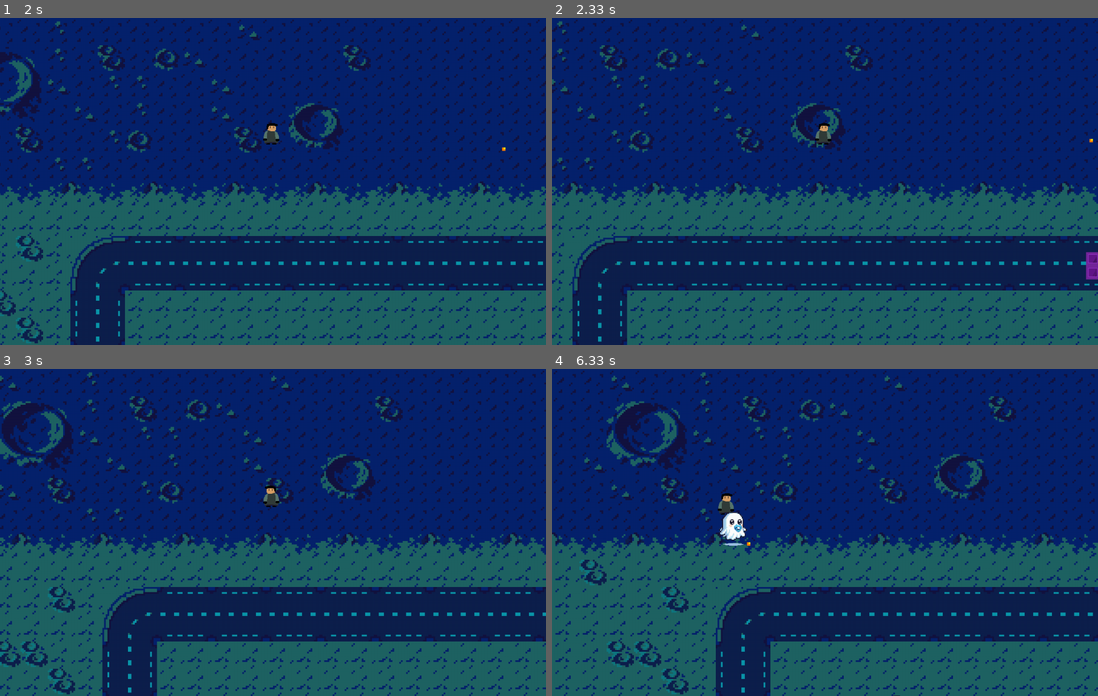
Above: before the commit, frames 1-4 (two rows, left to right).
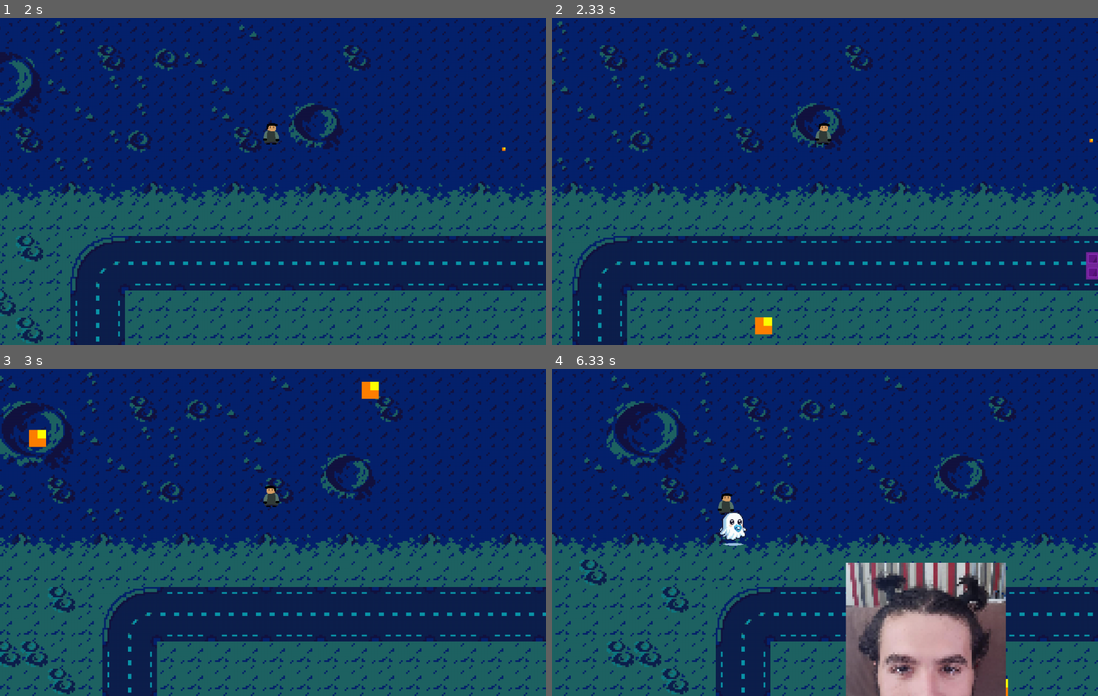
Above: after the commit, the same moments.

Repository: jgabrielsg/LP-PyGame
Game: pygame game, started from main.py
The game is run twice, just before and just after one commit, with the same random seed, the same clock (stepped at 60 frames per second) and the same inputs.
Inputs (mouse positions are in pixels of both pictures, inside the frame that each line leads up to):
- Up to frame 1 (2 s): click "PLAY" at 0.38 s; click (447, 171) at 0.72 s; hold Right 1-1.47 s; hold Up 1.5-1.8 s; hold Right from 1.83 s (still down)
- Up to frame 2 (2.33 s): release Right at 2.3 s
- Up to frame 3 (3 s): hold Left 2.33-2.87 s; hold Down from 2.9 s (still down)
- Up to frame 4 (6.33 s): release Down at 3.2 s; hold Left 3.23-3.63 s; hold Up 3.67-4.03 s; hold Left 4.07-4.7 s; hold Down 4.73-5.1 s; hold Left 5.13-5.6 s; hold Right 5.63-6.1 s; hold Up from 6.13 s (still down)

Frame 1 is identical in both runs. In frame 2, 0.2% of the frame differs, in the area x 37-41%, y 91-97%; in frame 3, 0.3%; in frame 4, 12%, in the area x 35-84%, y 52-100%.

Commit message:
Adicionei mais tiros, tava muito facil

Diff:
--- a/bullet.py
+++ b/bullet.py
@@ -49,7 +49,7 @@
             self.kill()
 
 class Boss_Bullet(Bullet):
-    def __init__(self, pos, target_pos, groups, level, offset = pygame.math.Vector2(), image_path=None):
+    def __init__(self, type, pos, target_pos, groups, level, offset = pygame.math.Vector2(), image_path=None):
         super().__init__(pos, target_pos, groups, level, offset = offset, image_path=image_path)
         self.image = pygame.transform.scale(self.image, (self.image.get_width() * 5, self.image.get_height() * 5))
         self.updated = False
@@ -58,11 +58,17 @@
         self.vx = 0
         self.vy = 0
 
+        self.type = type
+
     def shoot(self):
-        self.vx = 2 * math.cos(Boss.angulo)
-        self.vy = 2 * math.sin(Boss.angulo)
+        if self.type == 1:
+            self.vx = 2 * math.cos(Boss.angulo)
+            self.vy = 2 * math.sin(Boss.angulo)
+        else:
+            self.vx = 2 * math.cos(Boss.angulo + math.pi)
+            self.vy = 2 * math.sin(Boss.angulo + math.pi)
 
-        Boss.angulo = Boss.angulo + 0.50
+        Boss.angulo = Boss.angulo + 0.25
 
     def update(self):
         if not self.updated:
--- a/characters/enemy.py
+++ b/characters/enemy.py
@@ -110,7 +110,7 @@
 
         self.IsBoss = True
 
-        self.cooldown = 1000 # Milisegundos
+        self.cooldown = 250 # Milisegundos
         self.LastShot = 0
 
     def update(self):
@@ -121,3 +121,9 @@
             if (pygame.time.get_ticks() - self.LastShot) > self.cooldown:
                 self.shouldShoot = True
                 self.LastShot = pygame.time.get_ticks()
+
+    def laser(self, player):
+        laser = []
+        laser_image = pygame.image.load("assets/images/laser.png").convert_alpha()
+        laser_image = pygame.transform.scale(laser_image, (laser_image.get_width() * 100, laser_image.get_height() * 5))
+        rect = laser_image.get_rect(center = player.rect.center)
--- a/main.py
+++ b/main.py
@@ -167,9 +167,12 @@
                     enemy.shouldShoot = False
             else:
                 if enemy.shouldShoot:
-                    EnemyBullet = Boss_Bullet(enemy.rect.center, self.player.rect.center, [self.camera, self.damagePlayer_sprites], 1, image_path="assets/images/bullet.png")
+                    EnemyBullet = Boss_Bullet(1,enemy.rect.center, self.player.rect.center, [self.camera, self.damagePlayer_sprites], 1, image_path="assets/images/bullet.png")
+                    EnemyBullet = Boss_Bullet(2,enemy.rect.center, self.player.rect.center, [self.camera, self.damagePlayer_sprites], 1, image_path="assets/images/bullet.png")
+                    self.projectiles.append(EnemyBullet)
                     self.projectiles.append(EnemyBullet)
                     enemy.shouldShoot = False
+                    enemy.laser(self.player)
 
         for projectile in self.projectiles:
             if projectile.LifeSpam > 5:
@@ -196,7 +199,7 @@
         self.camera.custom_draw()
 
     def randomizador_inimigos(self, tempo):
-        if self.enemyTime <= 60:
+        if self.enemyTime <= 0:
             if not self.enemyOnCooldown:
 
                 self.enemyOnCooldown = True
Binary file added: assets/images/laser.png
